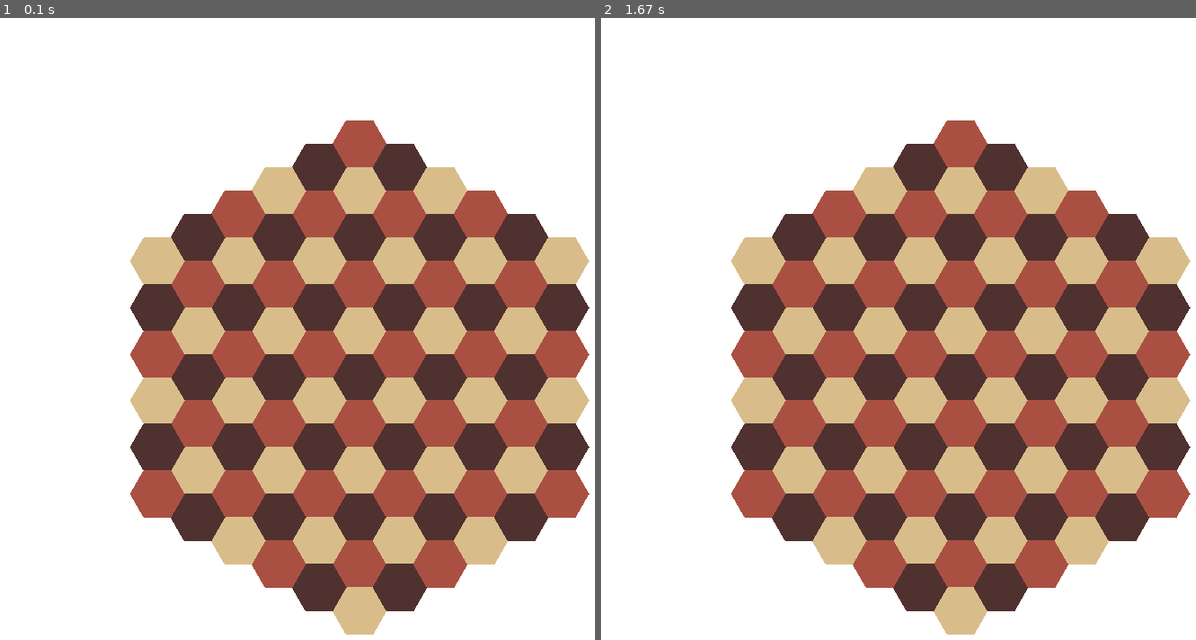
Above: before the commit, frames 1-2 (left to right).
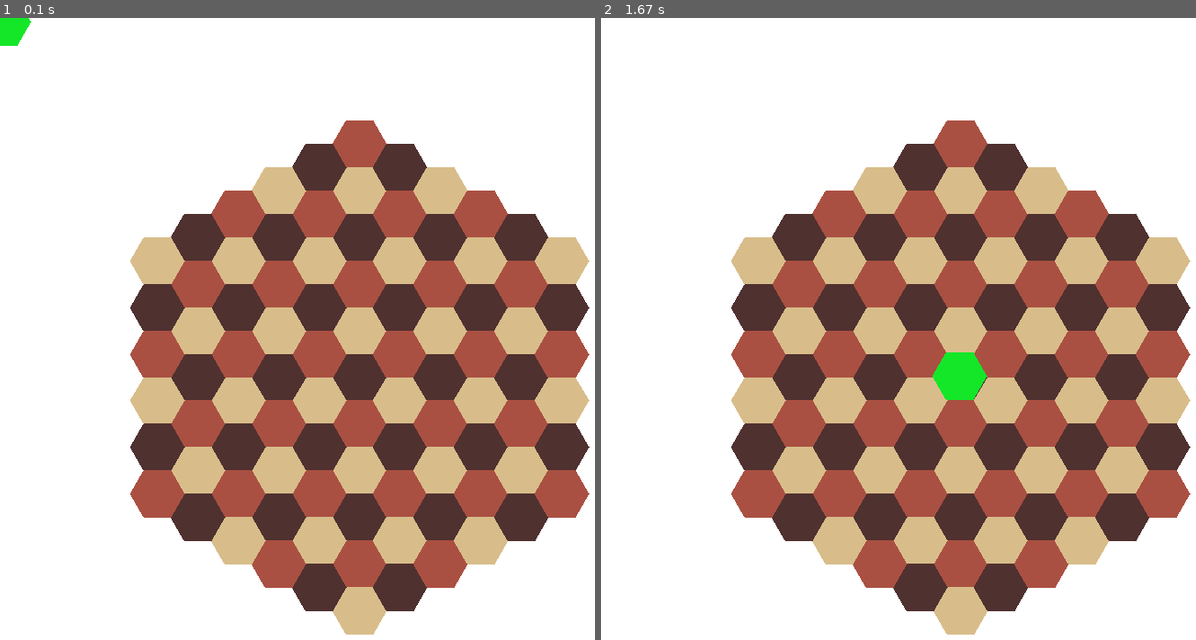
Above: after the commit, the same moments.

Repository: stefan-png/hackedbeta22
Game: pygame game, started from pygametest.py
Same seed, same stepped clock (60 frames per second), same inputs: the game is played once before the commit and once after it.
Inputs (mouse positions are in pixels of both pictures, inside the frame that each line leads up to):
- Up to frame 1 (0.1 s): no input
- Up to frame 2 (1.67 s): click (958, 378) at 0.38 s

The runs differ from the first frame. In frame 1, 0.2% of the frame differs, in the area x 0-6%, y 0-5%; in frame 2, 0.5%, in the area x 55-65%, y 53-62%.

Commit message:
testings'dig

Diff:
--- a/pygametest.py
+++ b/pygametest.py
@@ -1,5 +1,7 @@
 import sys, pygame, math
 import numpy
+
+import axial
 
 SQRT32 = math.sqrt(3)/2
 SQRT3 = math.sqrt(3)
@@ -42,20 +44,6 @@
             draw_hex(numpy.add(origin, (x*1.5*scale, y*yoffset+half_yoffset*x)), scale,  tile_colours[(x+2*y+5)%3])
             draw_hex(numpy.add(origin, (-x*1.5*scale, y*yoffset+half_yoffset*x)), scale,  tile_colours[(x+2*y+5)%3])
 
-
-    # draw_hex((100, scale), scale,  light_colour)
-    # draw_hex((100, scale+1*yoffset), scale,  mid_colour)
-    # draw_hex((100, scale+2*yoffset), scale,  dark_colour)
-
-    # draw_hex((100+3/2*scale, scale+half_yoffset), scale,  dark_colour)
-    # draw_hex((100+3/2*scale, scale+3*half_yoffset), scale,  light_colour)
-    # draw_hex((100+3/2*scale, scale+5*half_yoffset), scale,  mid_colour)
-
-    # draw_hex((100+3*scale, scale), scale,  light_colour)
-    # draw_hex((100+3*scale, scale+1*yoffset), scale,  mid_colour)
-    # draw_hex((100+3*scale, scale+2*yoffset), scale, dark_colour)
-
-
 pygame.init()
 
 surface = pygame.display.set_mode((800, 800))
@@ -64,17 +52,20 @@
 # game loop
 while True:
 
+    # state
+    scale = 30
+
+    # draw background
     surface.fill((255, 255, 255))
-
-
+    draw_board(scale)
 
     for event in pygame.event.get():
         if event.type == pygame.QUIT: sys.exit()
-        if event.type == pygame.MOUSEBUTTONDOWN:
-            mousepos = pygame.mouse.get_pos()
-            draw_hex(mousepos, 25, (255, 255, 255))
+        # if event.type == pygame.MOUSEBUTTONDOWN:
 
 
-    draw_board(30)
+    mousepos = pygame.mouse.get_pos()
+    pos = numpy.floor(numpy.array(axial.screen_to_axial(mousepos, scale))/scale)*scale
+    draw_hex(axial.axial_to_screen(pos, scale), scale, (20, 230, 40))
 
     pygame.display.flip()
